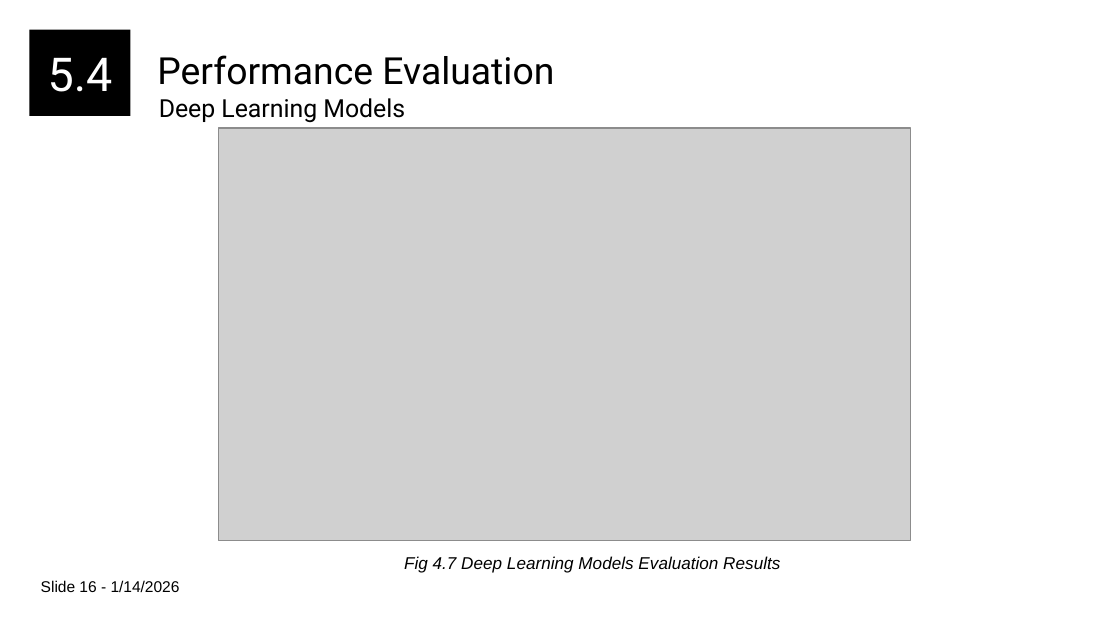
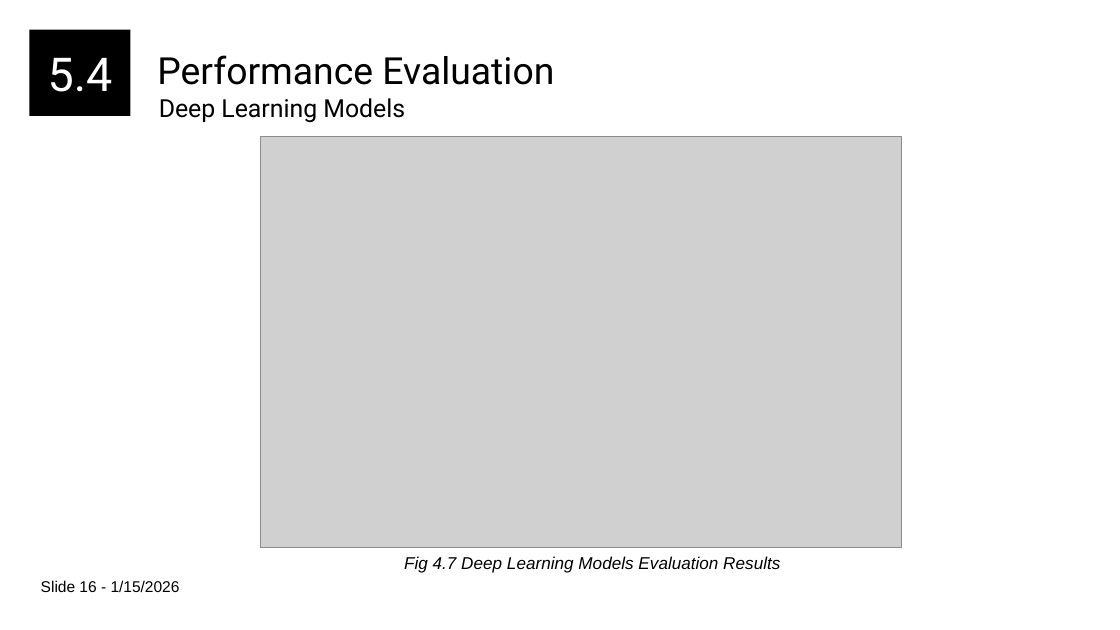
Before and after one commit to bikash0351/feeder, a slide deck: slide 19 of documentation/MW Load Presenation Final.pptx. Drawn at 1120x630 pixels with LibreOffice and Linux fonts; fonts in the diff are those of the drawing; grey boxes stand for pictures. Boxes give left, top, right and bottom in pixels: in the first picture for what was removed or moved away, otherwise in the second. Text is boxed around its words. In the diff, an @@ line names an element or a change of style, - is before the commit and + after.

```diff
--- a/documentation/MW Load Presenation Final.pptx
+++ b/documentation/MW Load Presenation Final.pptx
@@ picture: place and size @@
-picture at box(218, 128, 911, 540)
+picture at box(260, 137, 900, 548)
@@ text at box(41, 580, 180, 592): text changed @@
-Slide 16 - 1/14/2026
+Slide 16 - 1/15/2026
```
Also in this commit, not shown: 19 other slides changed, 14 other files.
